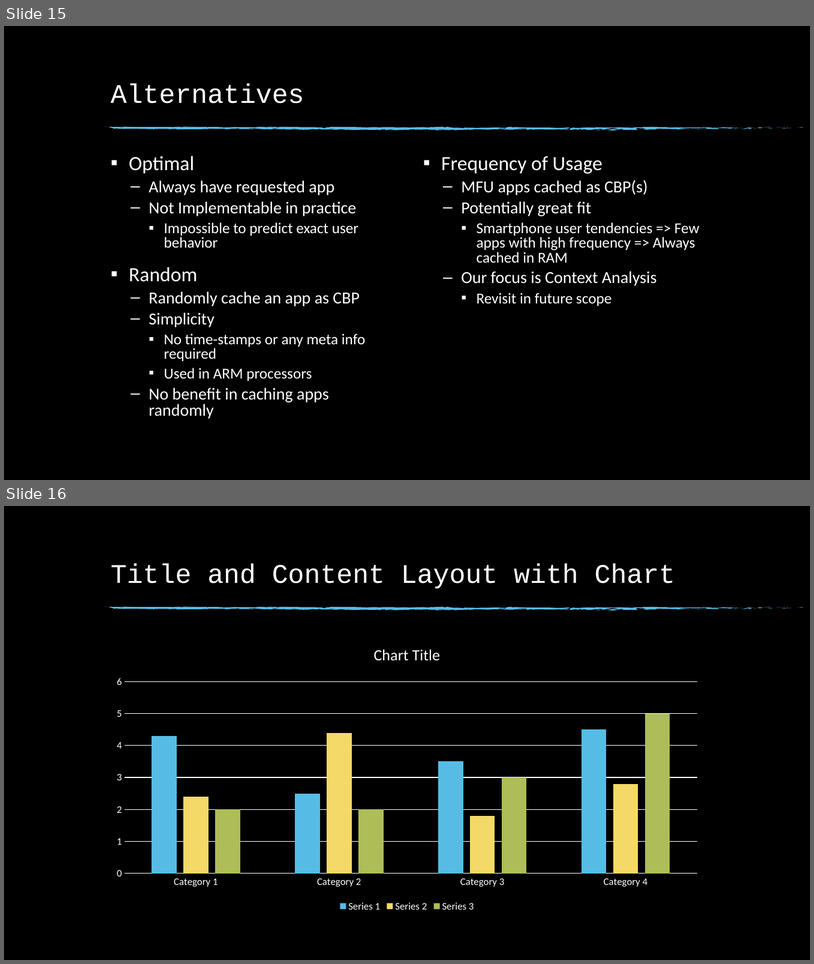
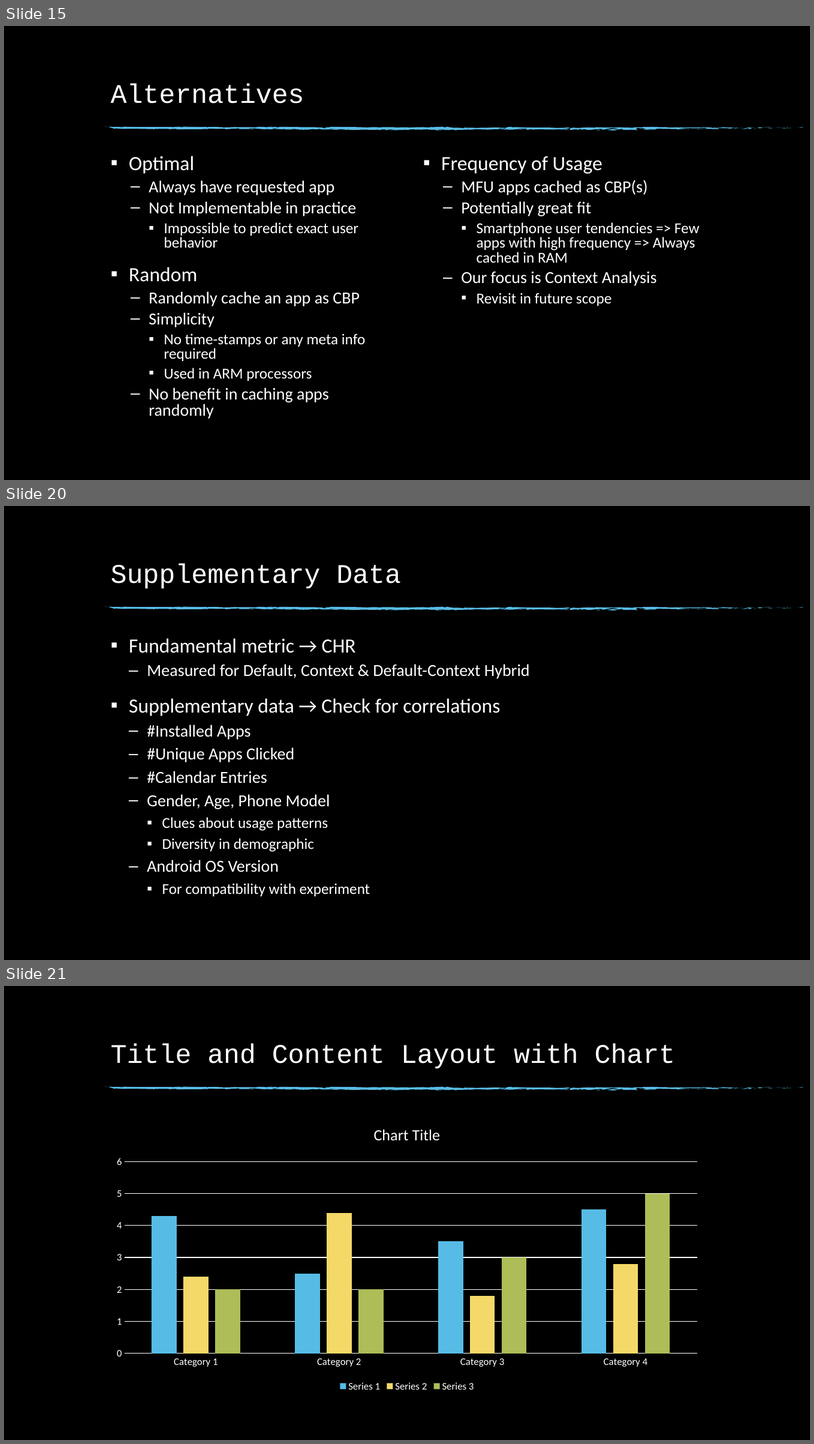
Before and after one commit to Buzz-Lightyear/ThesisDocuments, a slide deck: Thesis Presentation.pptx. Shown one above the other, each under a label of ours: slides 15 and 16 before the commit, slides 15, 20 and 21 after it; the slides between them are not shown. The pictures are 814x964 and 814x1444 pixels, drawn with LibreOffice and Linux fonts; fonts in the diff are those of the drawing; background and template pictures are left out. Boxes give left, top, right and bottom in pixels: in the first picture for what was removed or moved away, otherwise in the second. Text is boxed around its words. In the diff, an @@ line names an element or a change of style, - is before the commit and + after.

```diff
--- a/Thesis Presentation.pptx
+++ b/Thesis Presentation.pptx
@@ slide 20 added at (4,506,810,960), background picture (left out); not listed: 74 template elements that a slide beside it also shows @@
@@ title added at (111,564,401,589), 32 pt, text #FFFFFF @@
+Supplementary Data
@@ text added at (129,638,530,896), 20 pt, text #FFFFFF @@
+▪ Fundamental metric → CHR
+  – Measured for Default, Context & Default-Context Hybrid
+▪ Supplementary data → Check for correlations
+  – #Installed Apps
+  – #Unique Apps Clicked
+  – #Calendar Entries
+  – Gender, Age, Phone Model
+    ▪ Clues about usage patterns
+    ▪ Diversity in demographic
+  – Android OS Version
+    ▪ For compatibility with experiment
@@ what was slide 16 is now slide 21 @@
```
Also in this commit, not shown: 4 other slides added.
